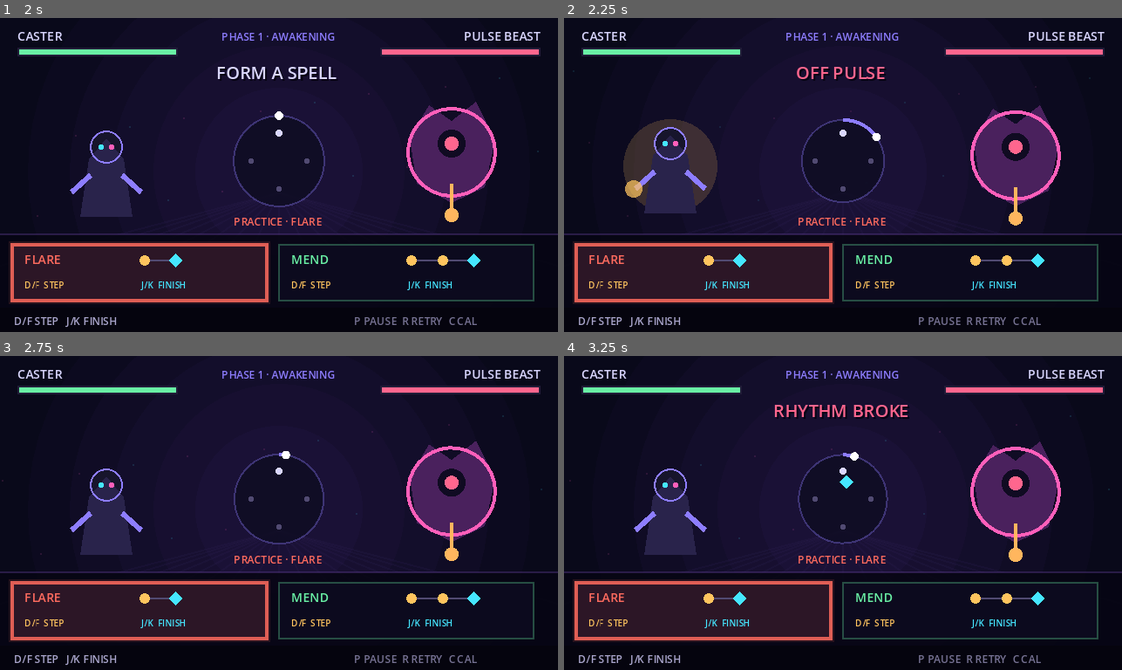
Above: before the commit, frames 1-4 (two rows, left to right).
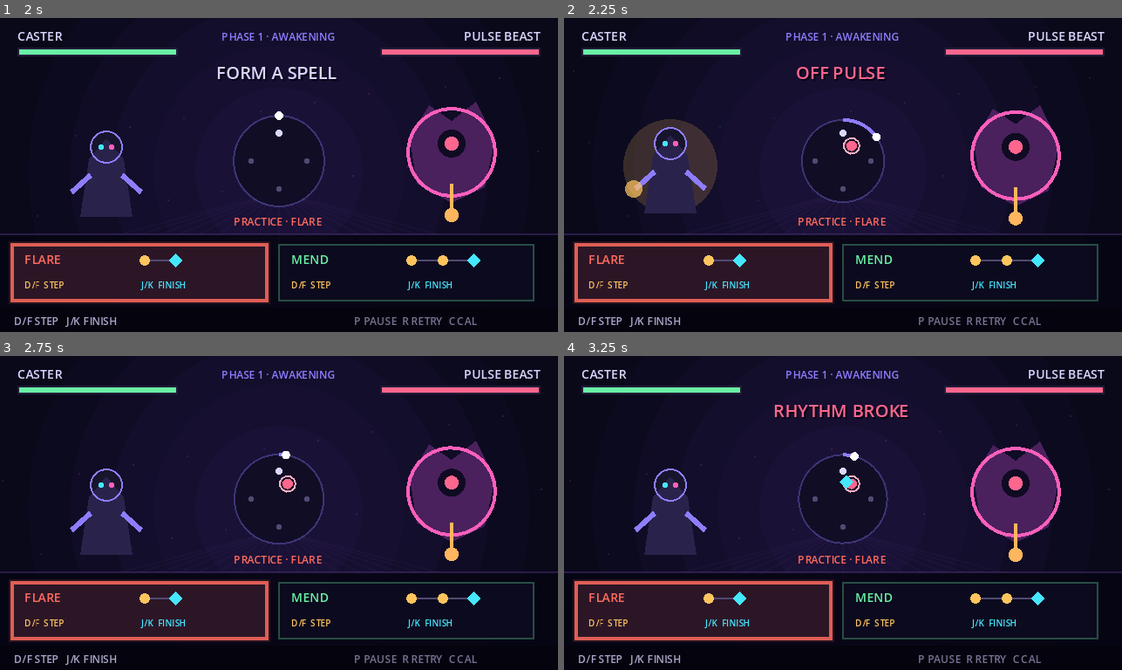
Above: after the commit, the same moments.

Repository: fatjiao/beatspell-game
Game: Godot game, scene res://scenes/beatspell/beatspell_battle.tscn
Two runs of this game, one before a commit and one after it. Both use one fixed random seed, a clock stepped at 60 frames per second and the inputs below. Sound files missing from this copy of the repository are replaced by a short silence.
Inputs:
- Up to frame 1 (2 s): tap Enter (ui_accept) at 0.5, 0.77, 1.25, 1.52 s; hold J (battle_cast) 0.53-1.28 s; tap D (battle_charge) at 1.35 s
- Up to frame 2 (2.25 s): tap F (instrument_bass) at 2.1 s
- Up to frame 3 (2.75 s): no input
- Up to frame 4 (3.25 s): tap K (instrument_lead) at 2.85 s; tap Enter (ui_accept) at 3.02 s

Frame 1 is identical in both runs. In frame 2, 0.1% of the frame differs, in the area x 50-54%, y 38-44%; in frame 3, 0.1%; in frame 4, less than 0.1%.

Commit message:
feat: show missed inputs on beat ring

Diff:
--- a/scripts/beatspell/beatspell_battle.gd
+++ b/scripts/beatspell/beatspell_battle.gd
@@ -547,7 +547,7 @@
 		var marker_color := Color("dad7ff") if marker_index == current_ring_tick else Color("514a72")
 		var marker_radius := 2.0 if marker_index == current_ring_tick else 1.5
 		draw_circle(marker_position, marker_radius, marker_color)
-	var displayed_events: Array = _command.events
+	var displayed_events: Array = _command.display_events
 	if displayed_events.is_empty() and Time.get_ticks_msec() < _recent_command_until:
 		displayed_events = _recent_command
 	for entry in displayed_events:
@@ -555,17 +555,20 @@
 		var input_position := center + Vector2(cos(angle), sin(angle)) * 10.0
 		var target_angle := -PI / 2.0 + float(entry.ring_tick) * TAU / 4.0
 		var target_position := center + Vector2(cos(target_angle), sin(target_angle)) * 10.0
-		var trace_color := Color("ffc45e") if entry.action == "step" else Color("45e6ff")
+		var missed: bool = entry.grade == "miss"
+		var trace_color := Color("ff668e") if missed else Color("ffc45e") if entry.action == "step" else Color("45e6ff")
 		trace_color.a = 0.32
 		draw_line(target_position, input_position, trace_color, 1.0)
 		if entry.action == "step":
-			draw_circle(input_position, 3.0, Color("ffc45e"))
+			draw_circle(input_position, 3.0, Color("ff668e") if missed else Color("ffc45e"))
+			if missed:
+				draw_arc(input_position, 4.5, 0, TAU, 12, Color("ffb0c1"), 1.0)
 		else:
 			var diamond := PackedVector2Array([
 				input_position + Vector2(0, -4), input_position + Vector2(4, 0),
 				input_position + Vector2(0, 4), input_position + Vector2(-4, 0),
 			])
-			draw_colored_polygon(diamond, Color("45e6ff"))
+			draw_colored_polygon(diamond, Color("ff668e") if missed else Color("45e6ff"))
 	if _command.broken:
 		draw_line(center + Vector2(-7, -7), center + Vector2(7, 7), Color("ff668e"), 2.0)
 		draw_line(center + Vector2(-7, 7), center + Vector2(7, -7), Color("ff668e"), 2.0)
--- a/scripts/beatspell/spell_command_buffer.gd
+++ b/scripts/beatspell/spell_command_buffer.gd
@@ -5,6 +5,7 @@
 const RING_TICKS := 4
 
 var events: Array = []
+var display_events: Array = []
 var broken := false
 
 
@@ -14,23 +15,28 @@
 
 func register_step(song_time_ms: int, beat_ms: float = 500.0) -> Dictionary:
 	var quantized := _quantize(song_time_ms, beat_ms)
+	var event := _make_event("step", quantized, song_time_ms, beat_ms)
+	if not is_active() and not display_events.is_empty():
+		display_events.clear()
 	if not quantized.valid:
 		if is_active():
 			broken = true
-		return {"status": "off_pulse"}
+		display_events.append(event)
+		return {"status": "off_pulse", "event": event}
 	if is_active() and int(quantized.tick) <= int(events[-1].tick):
 		broken = true
-		return {"status": "duplicate"}
-	var event := _make_event("step", quantized, song_time_ms, beat_ms)
+		event.grade = "miss"
+		display_events.append(event)
+		return {"status": "duplicate", "event": event}
 	events.append(event)
+	display_events.append(event)
 	return {"status": "accepted", "event": event}
 
 
 func finish(song_time_ms: int, beat_ms: float = 500.0) -> Dictionary:
 	var quantized := _quantize(song_time_ms, beat_ms)
-	var completed_events := events.duplicate(true)
-	if quantized.valid:
-		completed_events.append(_make_event("finish", quantized, song_time_ms, beat_ms))
+	var completed_events := display_events.duplicate(true)
+	completed_events.append(_make_event("finish", quantized, song_time_ms, beat_ms))
 	var result := {"skill": "", "grade": "miss", "events": completed_events}
 	if not quantized.valid or broken:
 		reset()
@@ -60,6 +66,7 @@
 
 func reset() -> void:
 	events.clear()
+	display_events.clear()
 	broken = false
 
 
--- a/tests/capture_beatspell_preview.gd
+++ b/tests/capture_beatspell_preview.gd
@@ -20,7 +20,11 @@
 	command.register_step(590, 500.0)
 	command.register_step(910, 500.0)
 	var mend: Dictionary = command.finish(1590, 500.0)
-	stage.set("_recent_command", mend.events)
+	var missed_step: Dictionary = command.register_step(1750, 500.0)
+	var preview_events: Array = mend.events.duplicate(true)
+	preview_events.append(missed_step.event)
+	command.reset()
+	stage.set("_recent_command", preview_events)
 	stage.set("_recent_command_until", Time.get_ticks_msec() + 900)
 	stage.queue_redraw()
 	await process_frame
--- a/tests/test_spell_command_buffer.gd
+++ b/tests/test_spell_command_buffer.gd
@@ -31,8 +31,18 @@
 	_expect(failures, empty_finish.skill.is_empty(), "finish without steps misses safely")
 	var half_start: Dictionary = command.register_step(5250, 500.0)
 	_expect(failures, half_start.status == "off_pulse" and not command.is_active(), "half-beat input is no longer accepted")
+	_expect(failures, command.display_events.size() == 1, "off-pulse step is still kept for visual feedback")
+	if command.display_events.size() == 1:
+		_expect(failures, command.display_events[0].grade == "miss", "off-pulse step is marked as a miss")
+		_expect(failures, is_equal_approx(command.display_events[0].ring_phase, 0.625), "off-pulse step keeps its exact ring position")
 	var off_pulse: Dictionary = command.register_step(5200, 500.0)
 	_expect(failures, off_pulse.status == "off_pulse", "input outside the whole-beat timing window is rejected")
+	_expect(failures, command.display_events.size() == 1, "a new attempt replaces a standalone missed marker")
+
+	var missed_finish: Dictionary = command.finish(5350, 500.0)
+	_expect(failures, missed_finish.events.size() == 2, "off-pulse finish is also returned in the visual trail")
+	if missed_finish.events.size() == 2:
+		_expect(failures, missed_finish.events[1].action == "finish" and missed_finish.events[1].grade == "miss", "off-pulse finish keeps its shape and miss state")
 
 	command.register_step(6000, 500.0)
 	command.register_step(7000, 500.0)
Not shown, changed: docs/plans/2026-11-05-live-input-phase-design.md
